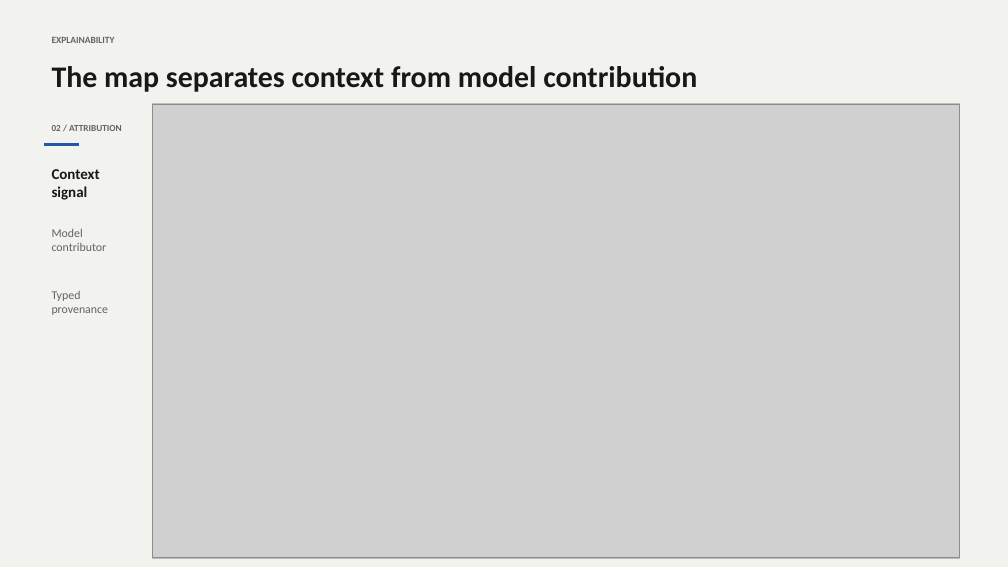
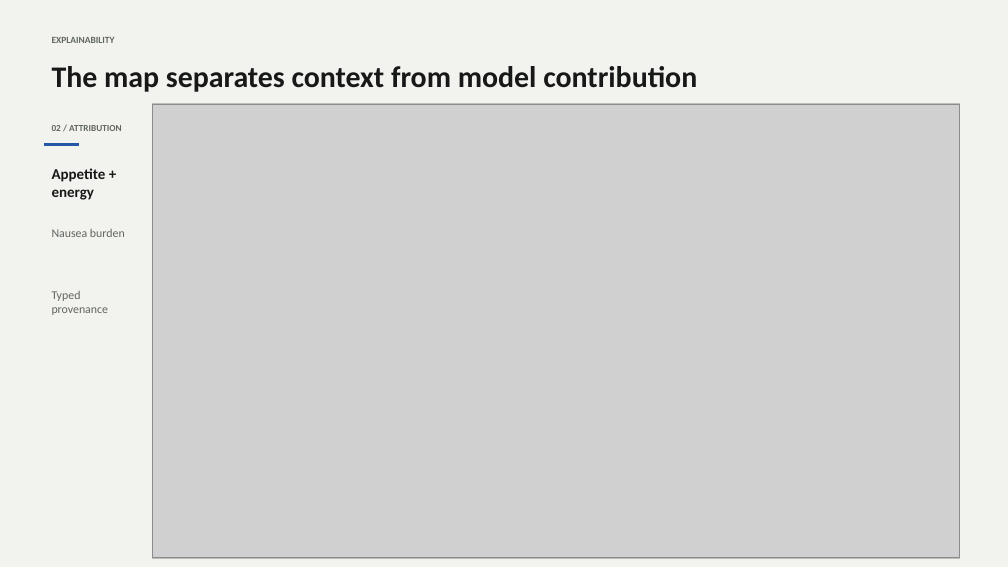
Before and after one commit to kevinmeix1/adherence-os, a slide deck: slide 5 of outputs/adherence-os-demo.pptx. Drawn at 1008x567 pixels with LibreOffice and Linux fonts; fonts in the diff are those of the drawing; grey boxes stand for pictures. Boxes give left, top, right and bottom in pixels: in the first picture for what was removed or moved away, otherwise in the second. Text is boxed around its words. In the diff, an @@ line names an element or a change of style, - is before the commit and + after.

```diff
--- a/outputs/adherence-os-demo.pptx
+++ b/outputs/adherence-os-demo.pptx
@@ text at (x1=52, y1=168, x2=106, y2=200): text changed @@
-Context signal
+Appetite + energy
@@ text at (x1=52, y1=229, x2=125, y2=237): text changed @@
-Model contributor
+Nausea burden
```
Also in this commit, not shown: 4 other slides changed, 33 other files.
